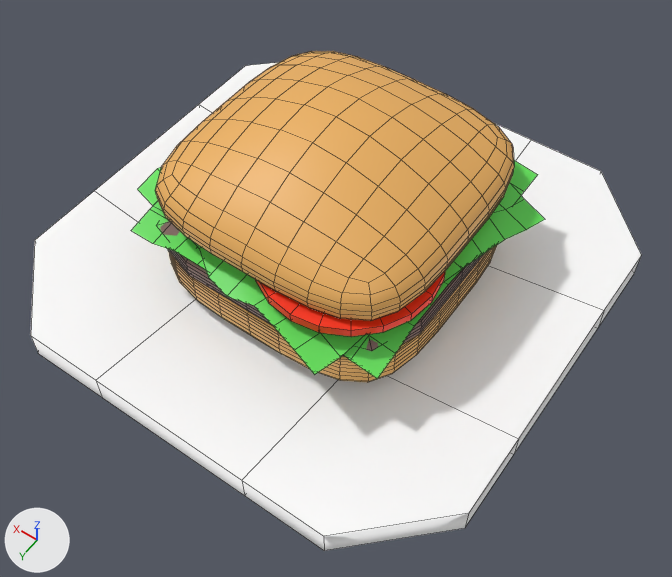
What one commit did to the FBX model Divine Dine/Assets/3D Food Models/Home Essentials/plate/hamburger_plate.fbx.
One viewpoint serves both versions: a 50 mm camera at (-0.284, 0.635, 1.624) aimed at (-0.029, 0.279, 1.064). Arrows for +X, +Y and +Z are at lower left; the lights stay in place. Mesh edges are drawn as thin lines. Where no turn or scale is listed for an object, it has been applied to the vertices.

In view in the first picture: 'Hamburger:pCube4', 'pCube4'.
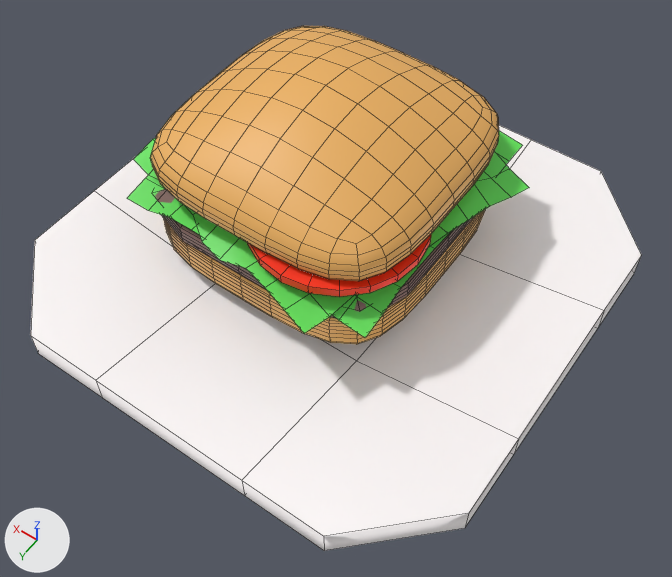
Pixel boxes [x1, y1, x2, y2] of what changed, in the pictures (672 x 577 px):
```json
{"object": "Hamburger:pCube4", "change": "moved", "before": [131, 51, 545, 382], "after": [127, 26, 529, 344]}
```

The change, as JSON lines over the scene's bpy script:
```json
{"op": "set", "path": "ob_hamburger_pcube4.location", "old": "(0.0019, 0.2325, 1.0575)", "new": "(0.0276, 0.2097, 1.0575)"}
```
